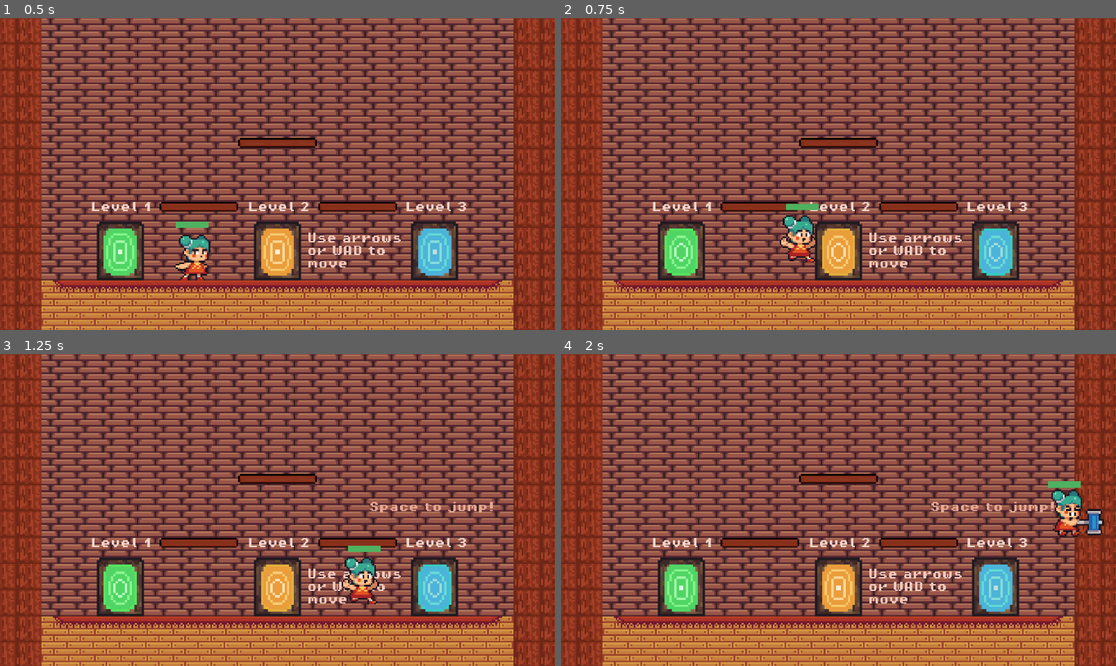
Above: before the commit, frames 1-4 (two rows, left to right).
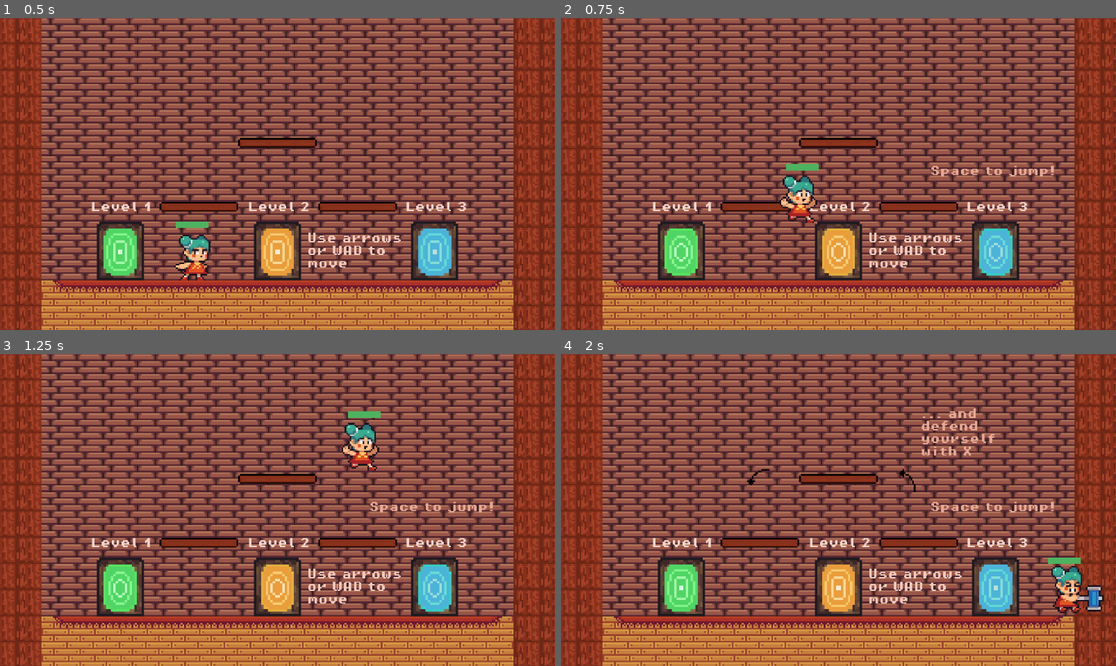
Above: after the commit, the same moments.

Repository: CakeRun/Vaerkstedsuge.github-brug-denne
Game: Godot game, scene res://main_scenes/tutroial_scene/MainTutorialScene.tscn
The game is run twice, just before and just after one commit, with the same random seed, the same clock (stepped at 60 frames per second) and the same inputs.
Inputs:
- Up to frame 1 (0.5 s): no input
- Up to frame 2 (0.75 s): hold D (move_right) from 0.53 s (still down); tap Space (jump) at 0.6 s
- Up to frame 3 (1.25 s): keep holding D (move_right); tap Space (jump) at 0.77, 1.07 s
- Up to frame 4 (2 s): keep holding D (move_right); tap X (attack) at 1.35 s; tap Space (jump) at 1.52, 1.55, 1.82 s

Frame 1 is identical in both runs. In frame 2, 1.8% of the frame differs, in the area x 39-89%, y 46-79%; in frame 3, 1.7%; in frame 4, 2.6%, in the area x 33-98%, y 17-84%.

Commit message:
tutorial scene platform + txt ting

Diff:
--- a/GoDot/main_scenes/tutroial_scene/MainTutorialScene.gd
+++ b/GoDot/main_scenes/tutroial_scene/MainTutorialScene.gd
@@ -6,6 +6,8 @@
 @onready var label_mission_2 = $txt/Label_mission2
 @onready var timer = $Timer
 @onready var block = $Doors/Block
+@onready var arrow_1 = $arrow1
+@onready var arrow_2 = $arrow2
 
 var BlockDoor = true
 # Called when the node enters the scene tree for the first time.
@@ -14,7 +16,8 @@
 	label_jump.visible = false
 	label_mission.visible = false
 	label_mission_2.visible = false
-
+	arrow_1.visible = false
+	arrow_2.visible = false
 
 #E to door
 func _on_area_2d_body_entered(body):
@@ -24,17 +27,24 @@
 #space to jump
 func _on_jump_body_entered(body):
 	label_jump.visible = true
+	get_tree().create_timer(0.7)
+	timer.start()
+	await timer.timeout
+	arrow_1.visible = true
 func _on_jump_body_exited(body):
-	label_jump.visible = false
+	arrow_1.visible = false
 #mission
 func _on_mission_body_entered(body):
 	label_mission.visible = true
-	timer.start()
+	timer.start(0.4)
 	if BlockDoor == true:
 		block.queue_free()
 		BlockDoor = false
 	await timer.timeout
 	label_mission_2.visible = true
+	arrow_2.visible = true
+	#lav noget med pile
 func _on_mission_body_exited(body):
-	label_mission.visible = false
-	label_mission_2.visible = false
+		label_mission.visible = false
+		label_mission_2.visible = false
+		arrow_2.visible = false
--- a/GoDot/main_scenes/tutroial_scene/MainTutorialScene.tscn
+++ b/GoDot/main_scenes/tutroial_scene/MainTutorialScene.tscn
@@ -10,7 +10,8 @@
 [ext_resource type="FontFile" uid="uid://bxh1bgjfv2wfb" path="res://Graphics/Font/PixelOperator8-Bold.ttf" id="7_mcjrf"]
 [ext_resource type="PackedScene" uid="uid://c0ayqo0w41tl0" path="res://Player/Player.tscn" id="8_ogavk"]
 [ext_resource type="AudioStream" uid="uid://bgxs2yi0mjy8f" path="res://audio/Dreamy.wav" id="9_qfy2q"]
-[ext_resource type="PackedScene" path="res://platformMainTutorial.tscn" id="10_djpel"]
+[ext_resource type="PackedScene" uid="uid://dh8bp7kym6e2q" path="res://platformMainTutorial.tscn" id="10_djpel"]
+[ext_resource type="Texture2D" uid="uid://cr8kcx2n13453" path="res://Graphics/placeholders/arrow.png" id="12_ga3gh"]
 
 [sub_resource type="TileSetAtlasSource" id="TileSetAtlasSource_80res"]
 texture = ExtResource("1_djclk")
@@ -5852,7 +5853,7 @@
 size = Vector2(38, 35)
 
 [sub_resource type="RectangleShape2D" id="RectangleShape2D_di7ap"]
-size = Vector2(210.754, 58.2659)
+size = Vector2(245.581, 75.2795)
 
 [sub_resource type="RectangleShape2D" id="RectangleShape2D_6b4sd"]
 size = Vector2(56, 71)
@@ -6000,10 +6001,10 @@
 metadata/_edit_use_anchors_ = true
 
 [node name="Label_mission" type="Label" parent="txt"]
-offset_left = -39.0
-offset_top = -149.0
-offset_right = 153.0
-offset_bottom = -95.0
+offset_left = -110.0
+offset_top = -129.0
+offset_right = 82.0
+offset_bottom = -75.0
 scale = Vector2(0.376787, 0.406986)
 theme_override_colors/font_color = Color(0.901961, 0.666667, 0.588235, 1)
 theme_override_fonts/font = ExtResource("7_mcjrf")
@@ -6072,7 +6073,7 @@
 collision_mask = 8
 
 [node name="CollisionShape2D" type="CollisionShape2D" parent="TextDetectors/jump"]
-position = Vector2(76.0949, -34.5)
+position = Vector2(52.9524, -83.25)
 scale = Vector2(0.691848, 2.14534)
 shape = SubResource("RectangleShape2D_di7ap")
 
@@ -6084,8 +6085,17 @@
 shape = SubResource("RectangleShape2D_6b4sd")
 
 [node name="Timer" type="Timer" parent="."]
-wait_time = 0.7
+wait_time = 0.583
 one_shot = true
+
+[node name="arrow2" type="Sprite2D" parent="."]
+position = Vector2(-46, -81)
+rotation = -1.5702
+texture = ExtResource("12_ga3gh")
+
+[node name="arrow1" type="Sprite2D" parent="."]
+position = Vector2(38, -80)
+texture = ExtResource("12_ga3gh")
 
 [connection signal="body_entered" from="Doors/DoorOrange/area2D_orange_main" to="Doors/DoorOrange" method="_on_area_2d_orange_main_body_entered"]
 [connection signal="body_exited" from="Doors/DoorOrange/area2D_orange_main" to="Doors/DoorOrange" method="_on_area_2d_orange_main_body_exited"]
--- a/GoDot/platformMainTutorial.tscn
+++ b/GoDot/platformMainTutorial.tscn
@@ -14,3 +14,4 @@
 
 [node name="CollisionShape2D" type="CollisionShape2D" parent="."]
 shape = SubResource("RectangleShape2D_o8368")
+one_way_collision = true
Binary file added: GoDot/Graphics/placeholders/arrow.png
Not shown, added: GoDot/Graphics/placeholders/arrow.png.import
Not shown: 2 places in GoDot/Level 1 (green)/Level 1.tscn that only renumber resources
Not shown: 1 places in GoDot/main_scenes/tutroial_scene/MainTutorialScene.tscn that only renumber resources
